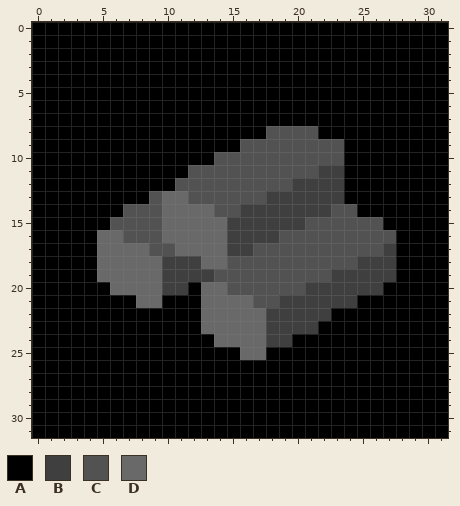
One commit to this pixel-art file: creative/Aseprite/Resources.aseprite. This is how it looked before the edit.
32x32 pixels, 1 frame.
Visible layers, top first: "Stone", "Background".
Palette (. is transparent): A #000000  B #3f3f3f  C #525252  D #696969
Pixels before, first column x 0:
 0 AAAAAAAAAAAAAAAAAAAAAAAAAAAAAAAA
 1 AAAAAAAAAAAAAAAAAAAAAAAAAAAAAAAA
 2 AAAAAAAAAAAAAAAAAAAAAAAAAAAAAAAA
 3 AAAAAAAAAAAAAAAAAAAAAAAAAAAAAAAA
 4 AAAAAAAAAAAAAAAAAAAAAAAAAAAAAAAA
 5 AAAAAAAAAAAAAAAAAAAAAAAAAAAAAAAA
 6 AAAAAAAAAAAAAAAAAAAAAAAAAAAAAAAA
 7 AAAAAAAAAAAAAAAAAAAAAAAAAAAAAAAA
 8 AAAAAAAAAAAAAAAAAACCCCAAAAAAAAAA
 9 AAAAAAAAAAAAAAAACCCCCCCCAAAAAAAA
10 AAAAAAAAAAAAAACCCCCCCCCCAAAAAAAA
11 AAAAAAAAAAAACCCCCCCCCCBBAAAAAAAA
12 AAAAAAAAAAACCCCCCCCCBBBBAAAAAAAA
13 AAAAAAAAACDDCCCCCCBBBBBBAAAAAAAA
14 AAAAAAACCCDDDDCCBBBBBBBCCAAAAAAA
15 AAAAAACCCCDDDDDBBBBBBCCCCCCAAAAA
16 AAAAADDCCCDDDDDBBBBCCCCCCCCCAAAA
17 AAAAADDDDCCDDDDBBCCCCCCCCCCBAAAA
18 AAAAADDDDDBBBDDCCCCCCCCCCBBBAAAA
19 AAAAADDDDDBBBBCCCCCCCCCBBBBBAAAA
20 AAAAAADDDDBBADDCCCCCCBBBBBBAAAAA
21 AAAAAAAADDAAADDDDCCBBBBBBAAAAAAA
22 AAAAAAAAAAAAADDDDDBBBBBAAAAAAAAA
23 AAAAAAAAAAAAADDDDDBBBBAAAAAAAAAA
24 AAAAAAAAAAAAAADDDDBBAAAAAAAAAAAA
25 AAAAAAAAAAAAAAAADDAAAAAAAAAAAAAA
26 AAAAAAAAAAAAAAAAAAAAAAAAAAAAAAAA
27 AAAAAAAAAAAAAAAAAAAAAAAAAAAAAAAA
28 AAAAAAAAAAAAAAAAAAAAAAAAAAAAAAAA
29 AAAAAAAAAAAAAAAAAAAAAAAAAAAAAAAA
30 AAAAAAAAAAAAAAAAAAAAAAAAAAAAAAAA
31 AAAAAAAAAAAAAAAAAAAAAAAAAAAAAAAA
The result:
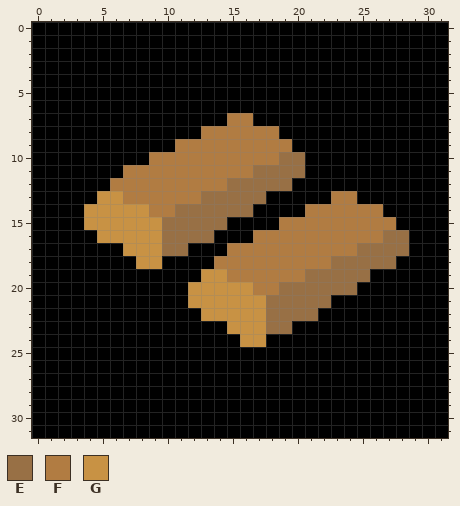
Colours new in this view: E #987045  F #b17c42  G #c89244
Changes in this commit:
layer "Stone" now hidden
layer "Bronze Ingots" now shown
Colour B gives way to colour A in row 11 at x 22 to 23; in row 12 at x 20 to 23; in row 13 at x 18 to 22; in row 14 at x 17 to 20; in row 15 at x 15 to 18; in row 16 at x 15 to 16.
Colour B gives way to colour A in row 18 at x 10 to 12; in row 19 at x 10 to 12 and 26 to 27; in row 20 at x 10 to 11 and 25 to 26; in row 21 at x 23 to 24; in row 22 at x 22; in row 23 at x 20 to 21.
Colour B gives way to colour A in row 24 at x 18 to 19.
Colour C gives way to colour A in row 8 at x 19 to 21; in row 9 at x 20 to 23; in row 10 at x 21 to 23; in row 11 at x 21.
Colour D gives way to colour A in row 16 at x 14; in row 17 at x 5 to 6 and 12 to 14; in row 18 at x 5 to 7 and 13; in row 19 at x 5 to 9; in row 20 at x 6 to 9; in row 21 at x 8 to 9.
Colour D gives way to colour A in row 23 at x 13 to 14; in row 24 at x 14 to 15; in row 25 at x 16 to 17.
Colour A gives way to colour E in rows 16 to 17 at x 28.
Colour B gives way to colour E in row 14 at x 16; in row 17 at x 27; in row 18 at x 25 to 27; in row 19 at x 23 to 25; in row 20 at x 21 to 24; in row 21 at x 19 to 22.
Colour B gives way to colour E in row 22 at x 18 to 21; in row 23 at x 18 to 19.
Colour C gives way to colour E in row 10 at x 19 to 20; in row 11 at x 17 to 20; in row 12 at x 15 to 19; in row 13 at x 13 to 17; in row 14 at x 14 to 15; in row 16 at x 27.
Colour C gives way to colour E in row 17 at x 10 and 25 to 26; in row 18 at x 23 to 24; in row 19 at x 21 to 22; in row 20 at x 19 to 20; in row 21 at x 18.
Colour D gives way to colour E in row 14 at x 11 to 13; in row 15 at x 10 to 14; in row 16 at x 10 to 13; in row 17 at x 11.
Colour A gives way to colour F in row 7 at x 15 to 16; in row 8 at x 13 to 17; in row 9 at x 11 to 15; in row 10 at x 9 to 13; in row 11 at x 7 to 11; in row 12 at x 6 to 10.
Colour A gives way to colour F in row 13 at x 7 to 8 and 24; in row 14 at x 25 to 26; in row 15 at x 27.
Colour B gives way to colour F in row 13 at x 23; in row 14 at x 21 to 22; in row 15 at x 19 to 20; in row 16 at x 17 to 18; in row 17 at x 15 to 16.
Colour C gives way to colour F in row 8 at x 18; in row 9 at x 16 to 19; in row 10 at x 14 to 18; in row 11 at x 12 to 16; in row 12 at x 11 to 14; in row 13 at x 9 and 12.
Colour C gives way to colour F in row 14 at x 9 and 23 to 24; in row 15 at x 21 to 26; in row 16 at x 19 to 26; in row 17 at x 17 to 24; in row 18 at x 15 to 22; in row 19 at x 15 to 20.
Colour C gives way to colour F in row 20 at x 17 to 18.
Colour D gives way to colour F in row 13 at x 10 to 11; in row 14 at x 10; in row 18 at x 14.
Colour A gives way to colour G in row 13 at x 5 to 6; in row 14 at x 4 to 6; in row 15 at x 4 to 5; in rows 20 to 21 at x 12.
Colour B gives way to colour G in row 19 at x 13.
Colour C gives way to colour G in row 14 at x 7 to 8; in row 15 at x 6 to 9; in row 16 at x 7 to 9; in row 17 at x 9; in row 19 at x 14; in row 20 at x 15 to 16.
Colour C gives way to colour G in row 21 at x 17.
Colour D gives way to colour G in row 16 at x 5 to 6; in row 17 at x 7 to 8; in row 18 at x 8 to 9; in row 20 at x 13 to 14; in row 21 at x 13 to 16; in row 22 at x 13 to 17.
Colour D gives way to colour G in row 23 at x 15 to 17; in row 24 at x 16 to 17.
